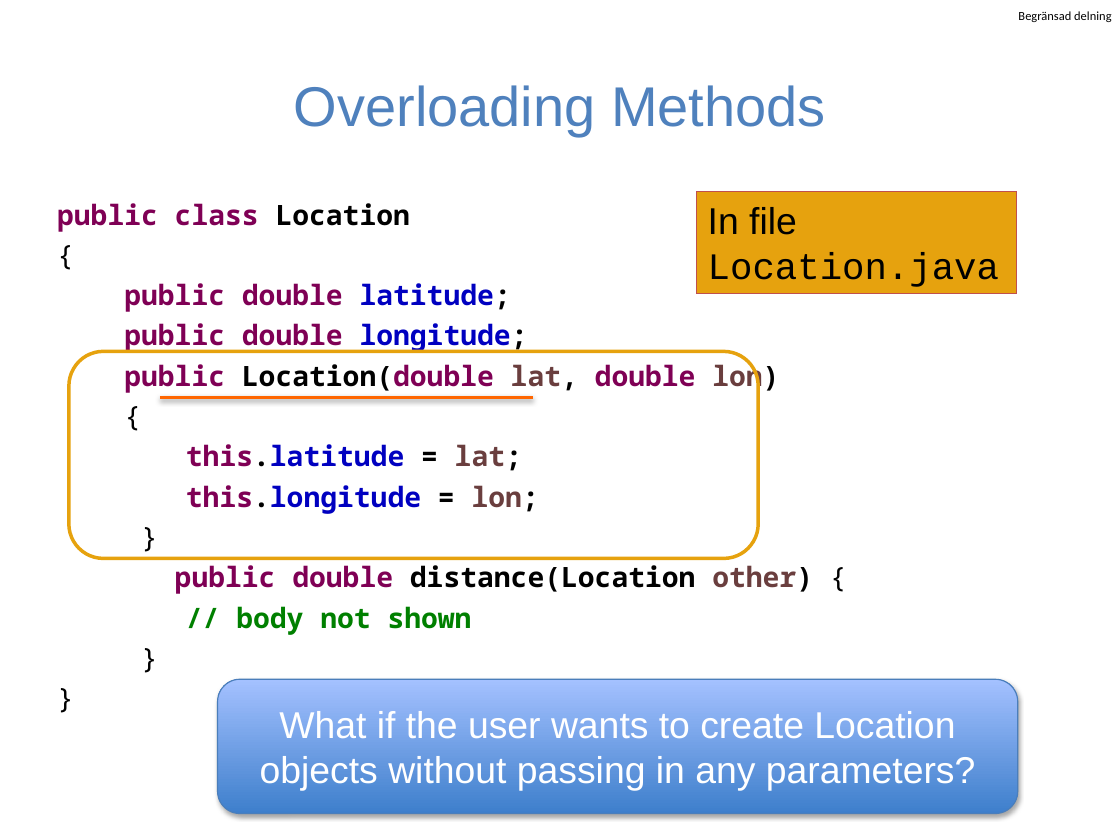
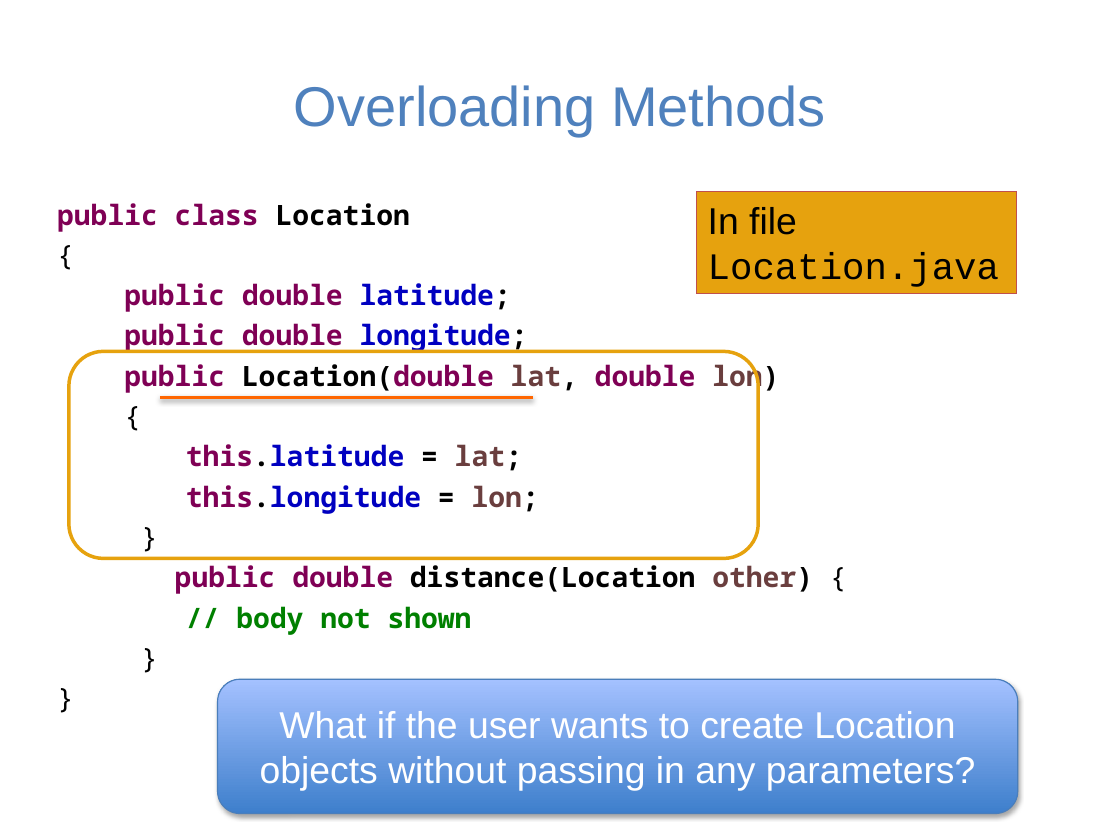
Before and after one commit to guhofstra/CSC111Fa25, a slide deck: slide 13 of PPTs/Lecture 2-classes and objects in java.pptx (slide 10 before the commit). Drawn at 1120x840 pixels with LibreOffice and Linux fonts; fonts in the diff are those of the drawing. Boxes give left, top, right and bottom in pixels: in the first picture for what was removed or moved away, otherwise in the second. Text is boxed around its words. In the diff, an @@ line names an element or a change of style, - is before the commit and + after.

```diff
--- a/PPTs/Lecture 2-classes and objects in java.pptx
+++ b/PPTs/Lecture 2-classes and objects in java.pptx
@@ text removed at (1018, 11, 1111, 22) @@
-Begränsad delning
```
Also in this commit, not shown: 26 other slides changed, 3 slides added, 20 other files.
